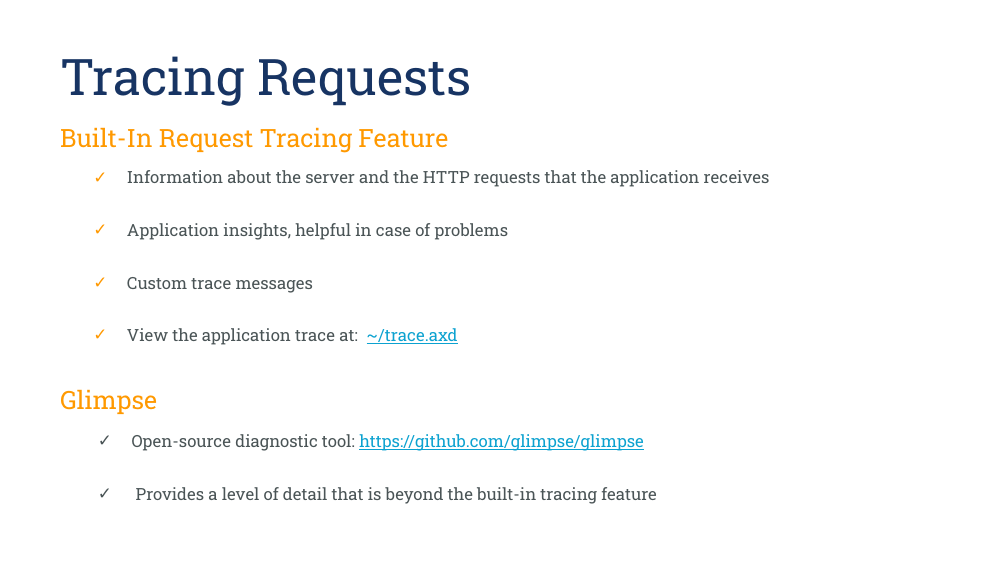
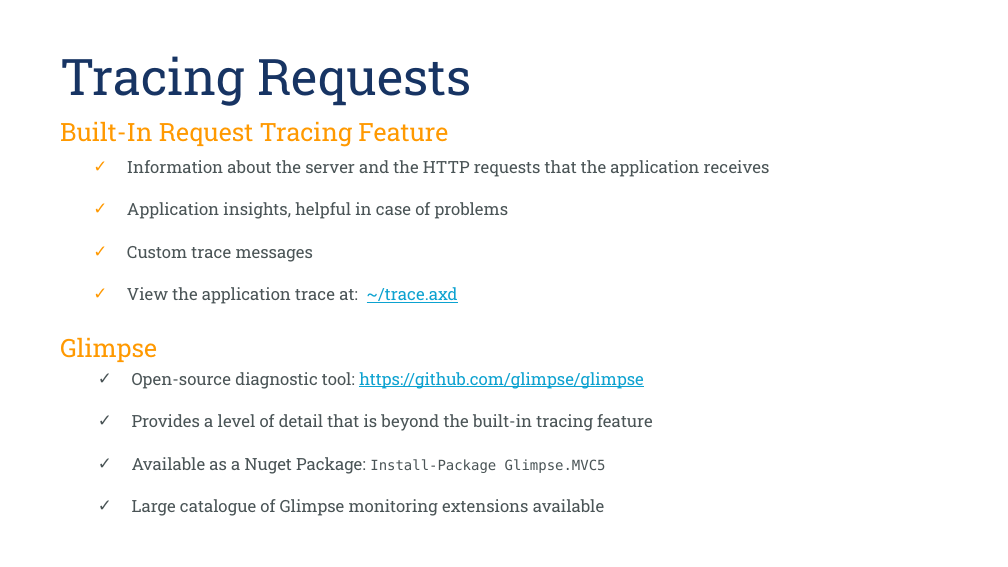
Before and after one commit to klassanov/AspNetPlatformDemos, a slide deck: slide 12 of FourthPresentation.pptx. Drawn at 1008x567 pixels with LibreOffice and Linux fonts; fonts in the diff are those of the drawing; background and template pictures are left out. Boxes give left, top, right and bottom in pixels: in the first picture for what was removed or moved away, otherwise in the second. Text is boxed around its words. In the diff, an @@ line names an element or a change of style, - is before the commit and + after.

Commit message:
Presentation and demo details additions

```diff
--- a/FourthPresentation.pptx
+++ b/FourthPresentation.pptx
@@ subtitle "Built-In Request Tracing Feature": place and size @@
-subtitle "Built-In Request Tracing Feature" at bbox=[60, 127, 448, 153]
+subtitle "Built-In Request Tracing Feature" at bbox=[60, 121, 448, 147]
@@ text "Information about the server and ..." at bbox=[127, 160, 770, 304]: line spacing 1.5 to 1 @@
@@ text "Glimpse": place and size @@
-text "Glimpse" at bbox=[60, 389, 157, 414]
+text "Glimpse" at bbox=[60, 337, 157, 362]
@@ text "Open-source diagnostic tool: https://github.com/glimpse/glim ...": place and size @@
-text "Open-source diagnostic tool: https://github.com/glimpse/glim ..." at bbox=[132, 434, 656, 504]
+text "Open-source diagnostic tool: https://github.com/glimpse/glim ..." at bbox=[132, 372, 653, 516]
@@ text at bbox=[132, 372, 653, 431]: line spacing 1.5 to 1 @@
@@ text at bbox=[132, 457, 606, 516]: paragraphs added @@
+✓ Available as a Nuget Package: Install-Package Glimpse.MVC5
+✓ Large catalogue of Glimpse monitoring extensions available
```
Also in this commit, not shown: 1 other file.
